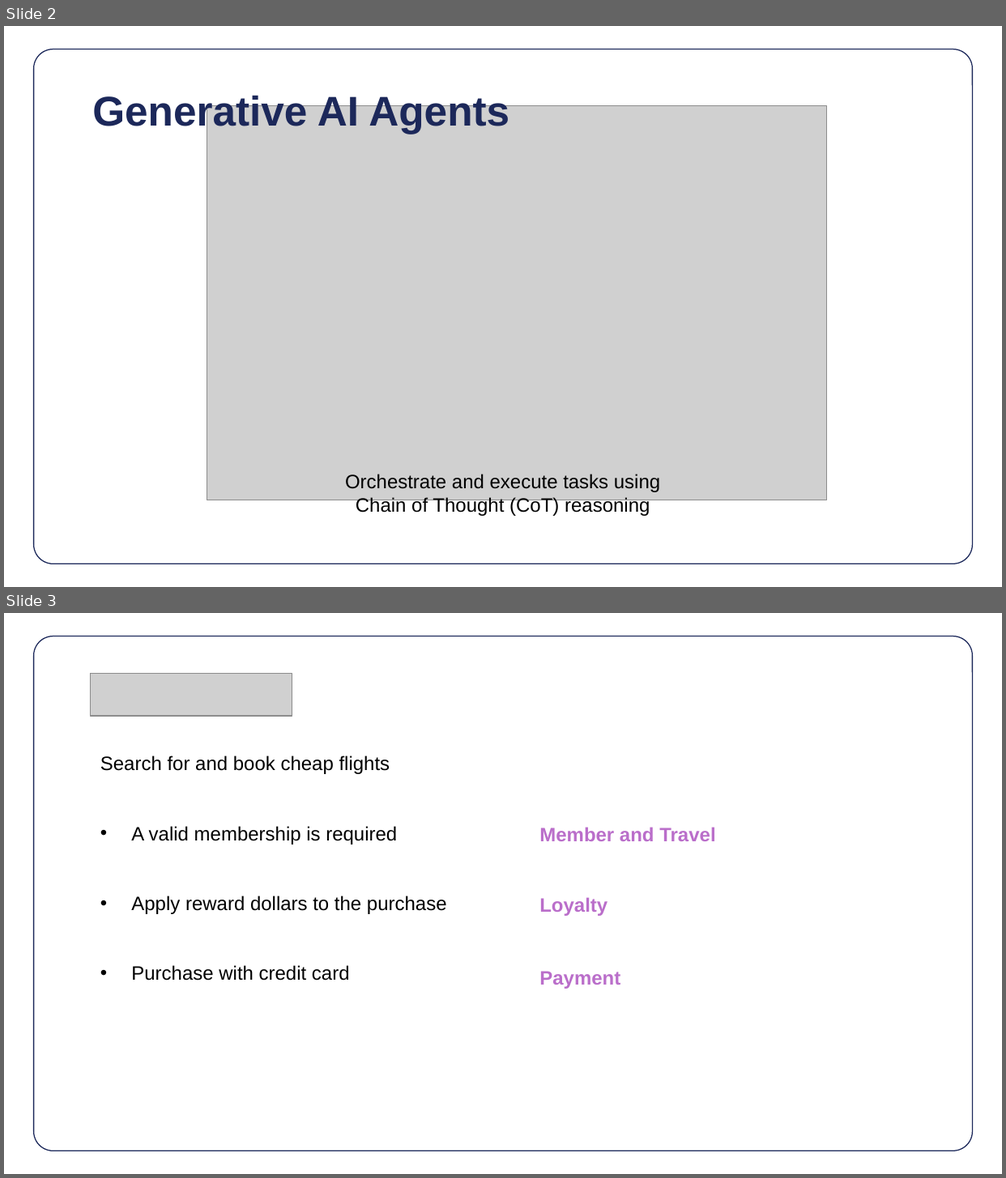
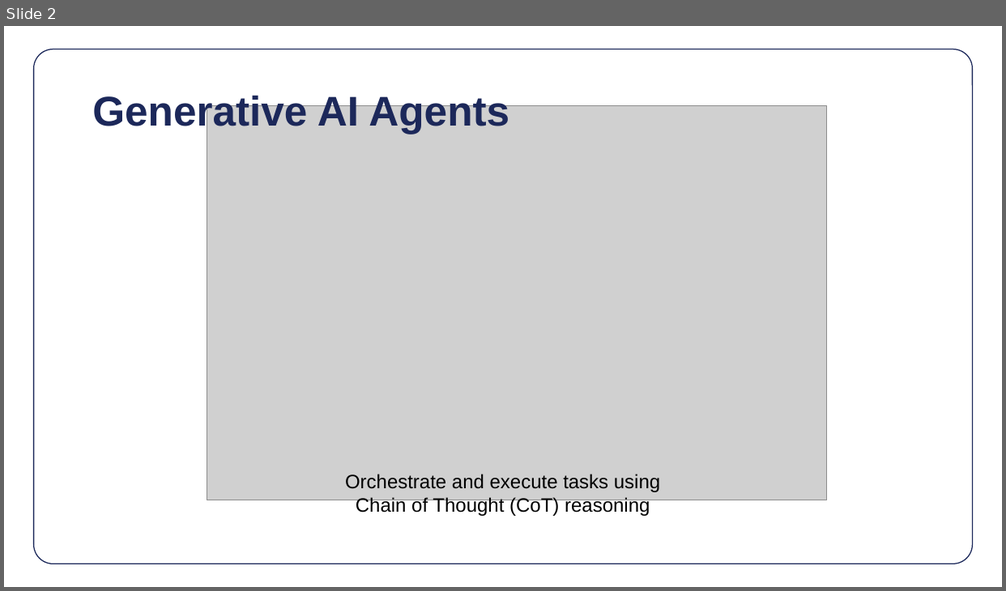
Before and after one commit to eric-bach/kanoe, a slide deck: kanoe.pptx. Shown one above the other, each under a label of ours: slides 2 and 3 before the commit, slide 2 after it. The pictures are 1006x1178 and 1006x591 pixels, drawn with LibreOffice and Linux fonts; fonts in the diff are those of the drawing; grey boxes stand for pictures. Boxes give left, top, right and bottom in pixels: in the first picture for what was removed or moved away, otherwise in the second. Text is boxed around its words. In the diff, an @@ line names an element or a change of style, - is before the commit and + after.

```diff
--- a/kanoe.pptx
+++ b/kanoe.pptx
@@ slide 3 removed at (4, 613, 1002, 1174), background #FFFFFF; not listed: 1 template element that a slide beside it also shows @@
@@ picture removed at (91, 674, 292, 716) @@
@@ text removed at (100, 756, 447, 981) @@
-Search for and book cheap flights
-• A valid membership is required
-• Apply reward dollars to the purchase
-• Purchase with credit card
@@ text removed at (539, 827, 715, 841) @@
-Member and Travel
@@ text removed at (539, 897, 607, 916) @@
-Loyalty
@@ text removed at (539, 971, 620, 989) @@
-Payment
```
Also in this commit, not shown: 1 slide added.
